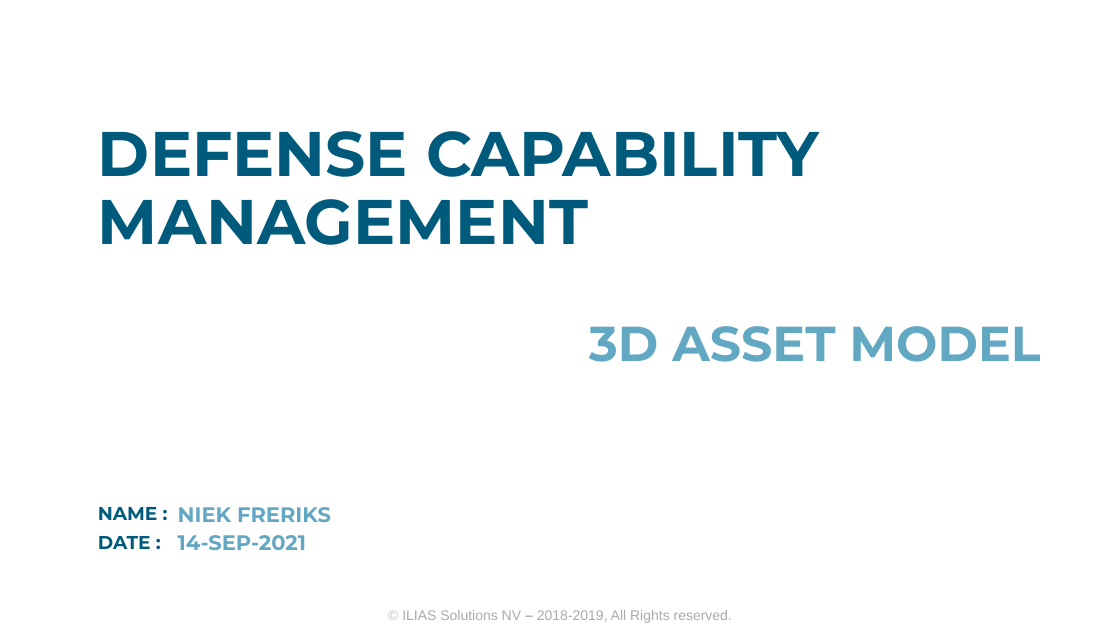
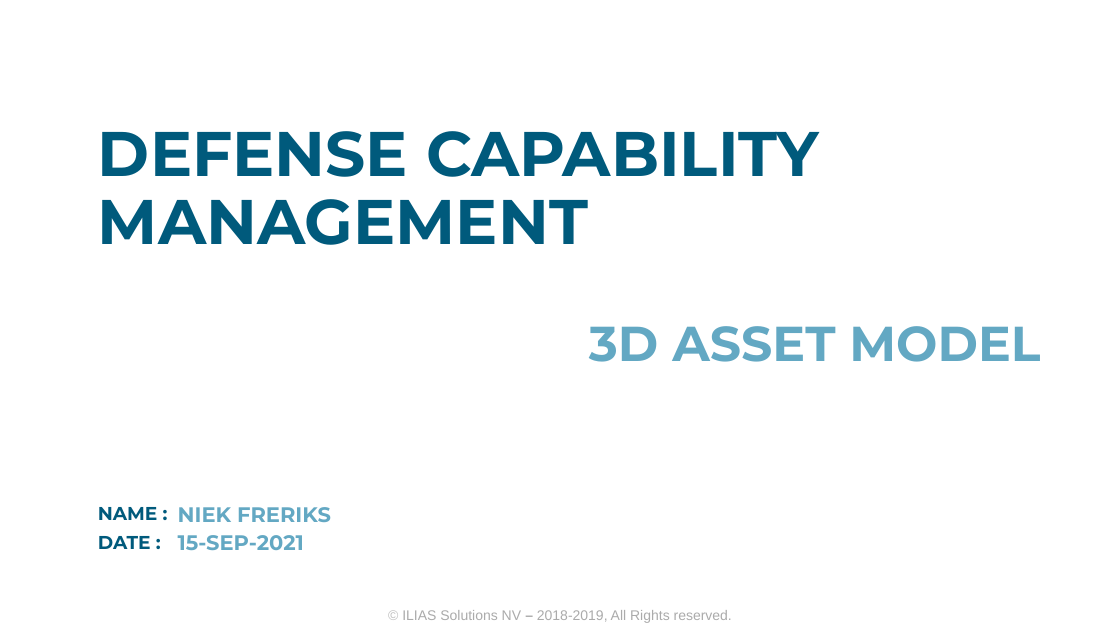
Before and after one commit to niek-ilias/niek-ilias.github.io, a slide deck: slide 1 of 3d-asset/documents/3D Model.pptx. Drawn at 1120x630 pixels with LibreOffice and Linux fonts; fonts in the diff are those of the drawing; background and template pictures are left out. Boxes give left, top, right and bottom in pixels: in the first picture for what was removed or moved away, otherwise in the second. Text is boxed around its words. In the diff, an @@ line names an element or a change of style, - is before the commit and + after.

```diff
--- a/3d-asset/documents/3D Model.pptx
+++ b/3d-asset/documents/3D Model.pptx
@@ text at bbox=[178, 535, 304, 550]: text changed @@
-14-SEP-2021
+15-SEP-2021
```
Also in this commit, not shown: 4 other slides changed, 1 slide added, 2 slides removed, 4 other files.
